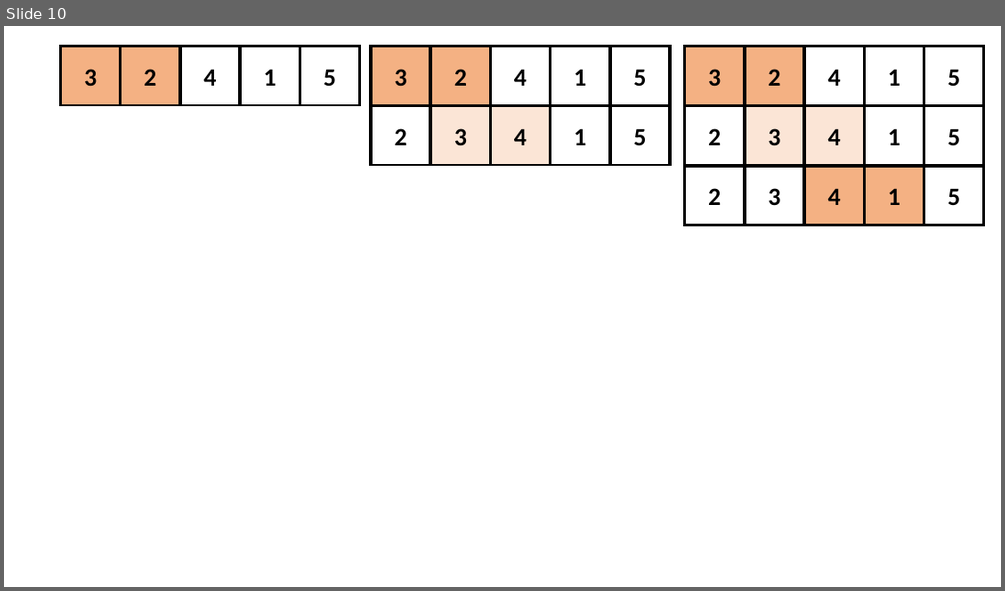
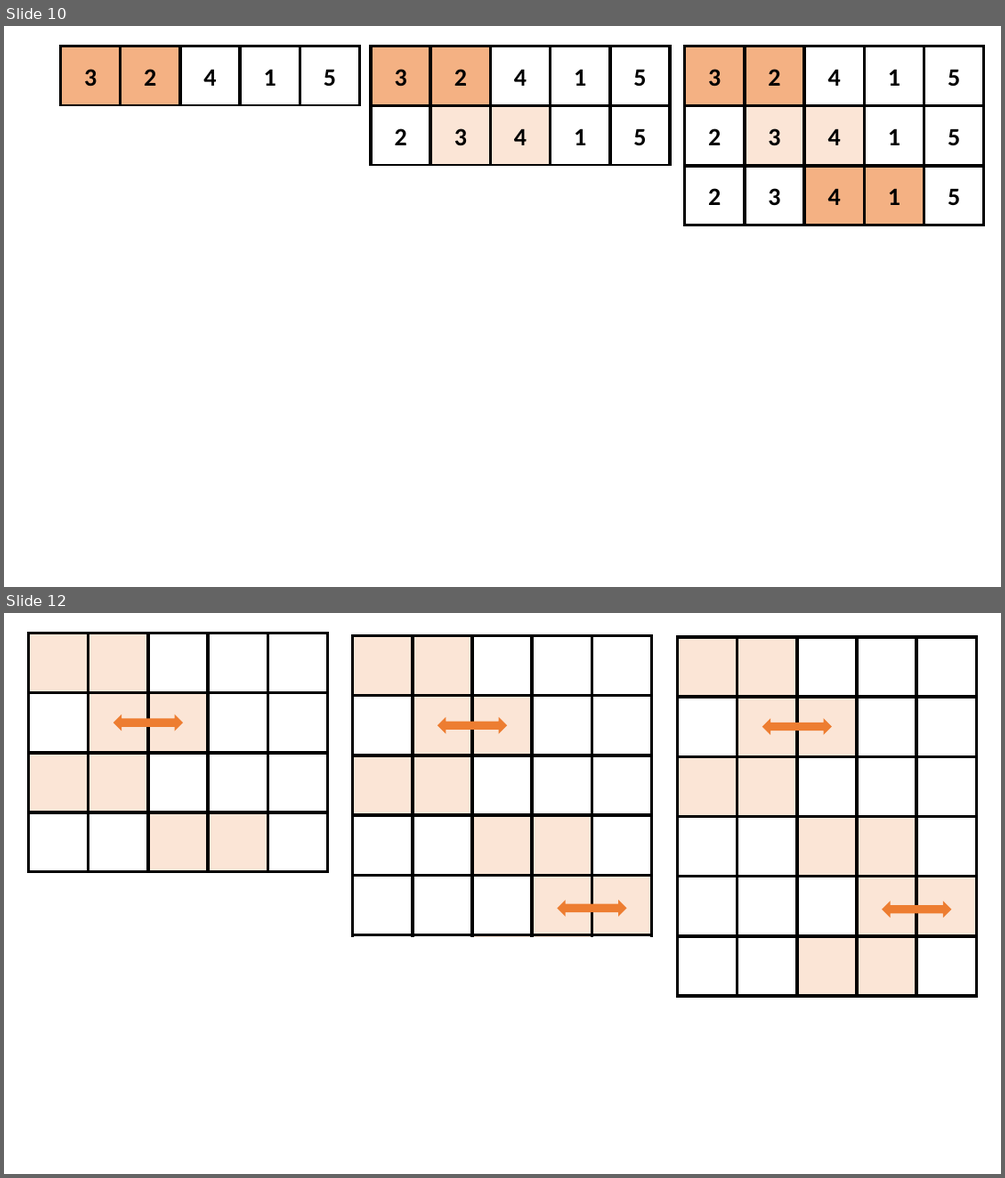
Before and after one commit to qguo7749/SSL_teaching, a slide deck: assets/Symbols.pptx. Shown one above the other, each under a label of ours: slide 10 before the commit, slides 10 and 12 after it; the slides between them are not shown. The pictures are 1005x591 and 1005x1178 pixels, drawn with LibreOffice and Linux fonts; fonts in the diff are those of the drawing. Boxes give left, top, right and bottom in pixels: in the first picture for what was removed or moved away, otherwise in the second. Text is boxed around its words. In the diff, an @@ line names an element or a change of style, - is before the commit and + after.

```diff
--- a/assets/Symbols.pptx
+++ b/assets/Symbols.pptx
@@ slide 12 added at <box>4,613,1001,1174</box>, background #FFFFFF @@
@@ group added at <box>29,633,328,1099</box>: 28 rectangles, 1 left right arrow @@
@@ group added at <box>353,635,652,1099</box>: 31 rectangles, 2 left right arrows @@
@@ group added at <box>677,637,977,1099</box>: 31 rectangles, 2 left right arrows @@
```
Also in this commit, not shown: 1 other slide added, 11 other files.
